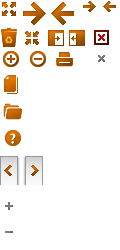
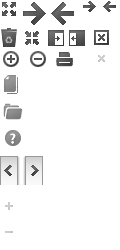
Two versions of the same layered image (120x250). Layer-by-layer changes:
hid group "on" (5 layers) over [1, 1, 116, 233]
